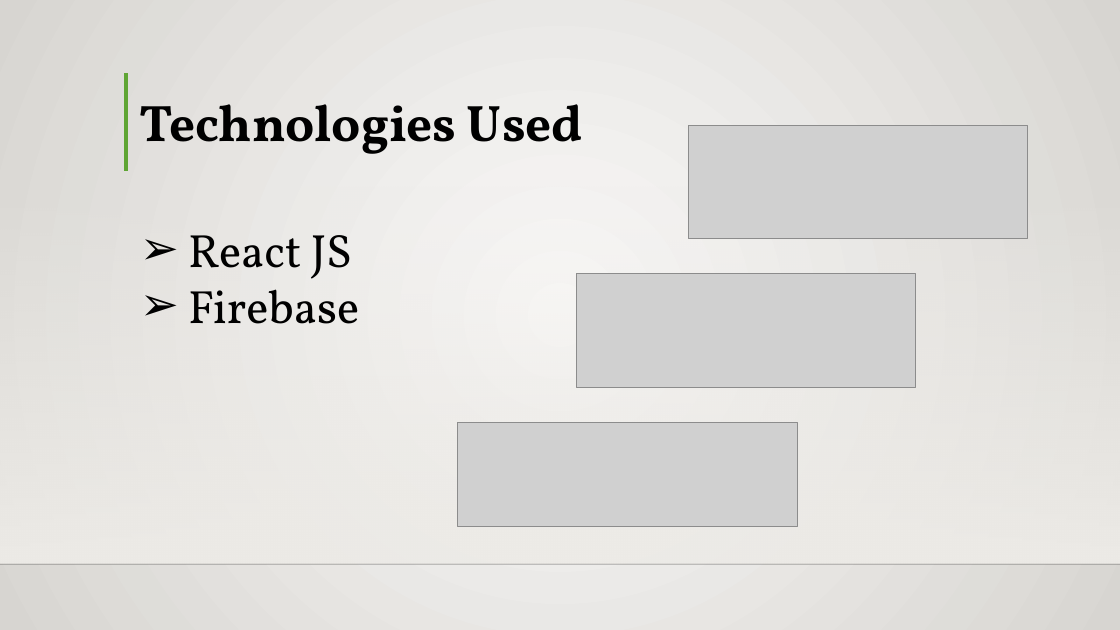
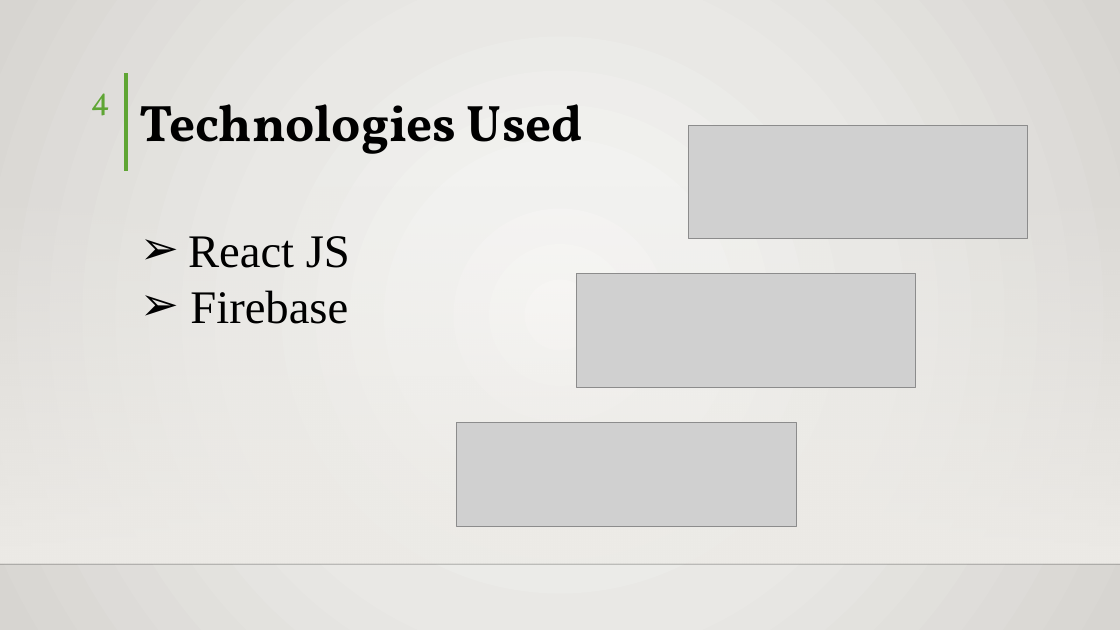
Before and after one commit to hisni/CO227-Project, a slide deck: slide 4 of Presantation/Presentation - Final.pptx. Drawn at 1120x630 pixels with LibreOffice and Linux fonts; fonts in the diff are those of the drawing; grey boxes stand for pictures; background and template pictures are left out. Boxes give left, top, right and bottom in pixels: in the first picture for what was removed or moved away, otherwise in the second. Text is boxed around its words. In the diff, an @@ line names an element or a change of style, - is before the commit and + after.

```diff
--- a/Presantation/Presentation - Final.pptx
+++ b/Presantation/Presentation - Final.pptx
@@ background gradient #FAFAF9 to #D7D5D2 to gradient #FAFAF9 to #F2F2F0 to #E9E8E5 to #D7D5D2 @@
@@ page number added at [91, 93, 111, 116], 28 pt, text #5FA534 @@
+4
@@ text "React JS" at [188, 236, 350, 324]: font Vollkorn to Times New Roman @@
```
Also in this commit, not shown: 6 other slides changed.
